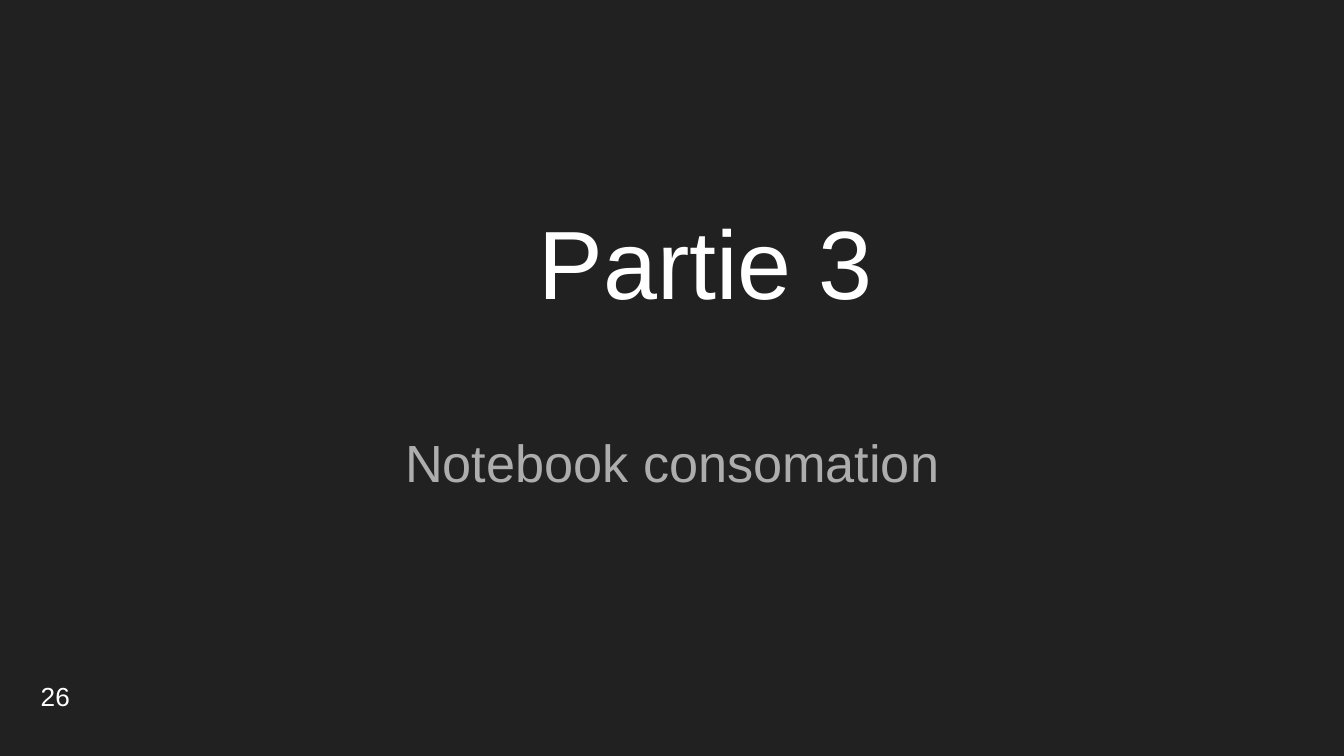
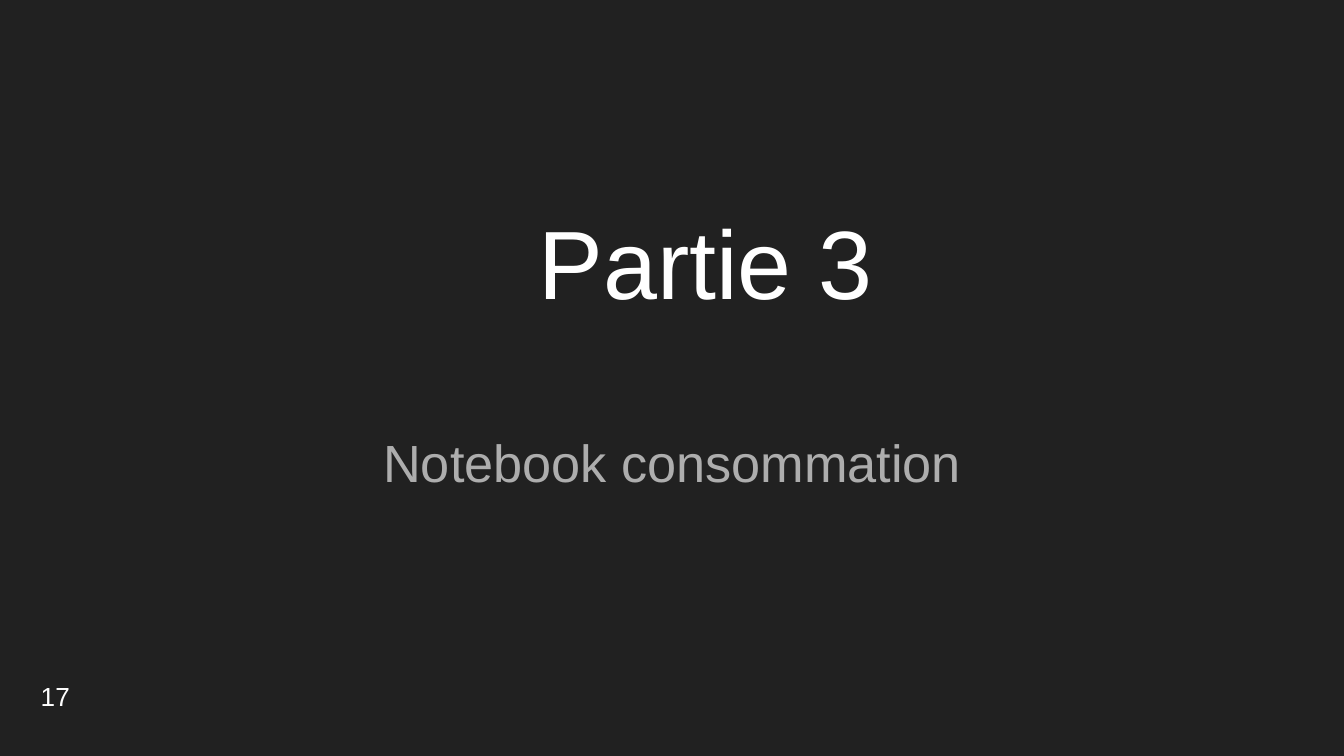
Before and after one commit to ThomasMeb/Anticiper_besoins_des_batiments, a slide deck: slide 18 of Projet_3_Thomas_Mebarki/Mebarki_Thomas_4_presentation_022023.pptx (slide 26 before the commit). Drawn at 1344x756 pixels with LibreOffice and Linux fonts; fonts in the diff are those of the drawing. Boxes give left, top, right and bottom in pixels: in the first picture for what was removed or moved away, otherwise in the second. Text is boxed around its words. In the diff, an @@ line names an element or a change of style, - is before the commit and + after.

```diff
--- a/Projet_3_Thomas_Mebarki/Mebarki_Thomas_4_presentation_022023.pptx
+++ b/Projet_3_Thomas_Mebarki/Mebarki_Thomas_4_presentation_022023.pptx
@@ subtitle at [383,444,961,483]: text changed @@
-Notebook consomation
+Notebook consommation
@@ text at [41,688,70,706]: text changed @@
-26
+17
```
Also in this commit, not shown: 16 other slides changed, 7 slides added, 16 slides removed, 8 other files.
